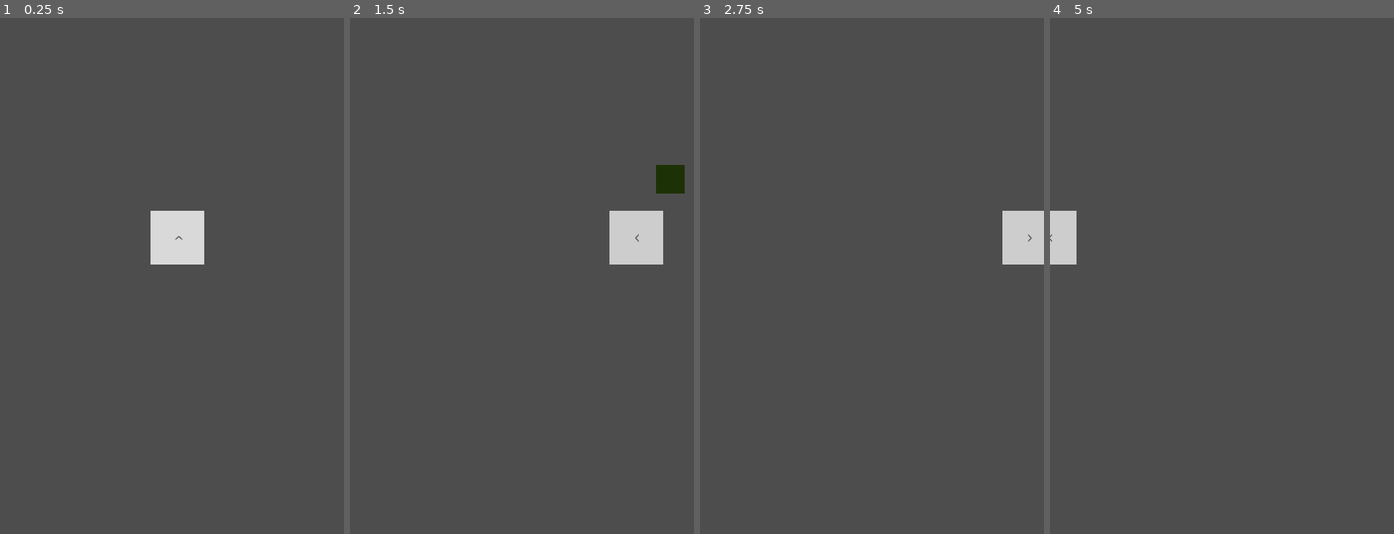
Above: before the commit, frames 1-4 (left to right).
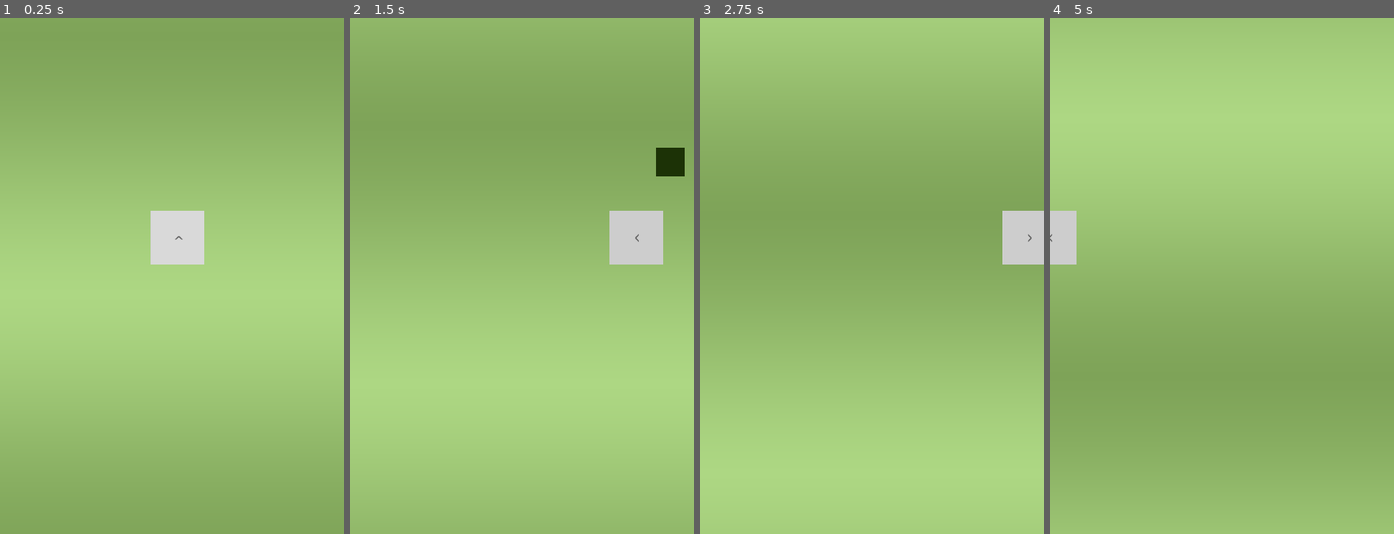
Above: after the commit, the same moments.

Repository: vieko/game-loose-goose
Game: Godot game, scene res://Scenes/Gameplay.tscn
The game is run twice, just before and just after one commit, with the same random seed, the same clock (stepped at 60 frames per second) and the same inputs.
Inputs:
- Up to frame 1 (0.25 s): no input
- Up to frame 2 (1.5 s): tap Enter at 0.5 s; hold Right (move_right) 0.53-1.28 s; tap Down (flip) at 0.6 s; hold Left (move_left) from 1.28 s (still down); tap Up (poop) at 1.35 s
- Up to frame 3 (2.75 s): release Left (move_left) at 2.03 s; hold Right (move_right) from 2.03 s (still down); tap Down (flip) at 2.1 s
- Up to frame 4 (5 s): tap Up (poop) at 2.85, 4.35 s; tap Space at 3.5 s; release Right (move_right) at 3.53 s; hold Left (move_left) from 3.53 s (still down); tap Down (flip) at 3.6 s

The runs differ from the first frame. In frame 1, 98% of the frame differs, in the area x 0-100%, y 0-100%; in frame 2, 98%; in frame 3, 99%; in frame 4, 99%.

Commit message:
adds basic scrolling layer

Diff:
--- /dev/null
+++ b/Backgrounds/Background.gd
@@ -0,0 +1,7 @@
+extends ParallaxBackground
+
+@export var camera_velocity: Vector2 = Vector2(0,100)
+
+func _process(delta: float) -> void:
+  var new_offset: Vector2 = get_scroll_offset() + camera_velocity * delta
+  set_scroll_offset(new_offset)
--- /dev/null
+++ b/Backgrounds/Background.tscn
@@ -0,0 +1,12 @@
+[gd_scene load_steps=2 format=3 uid="uid://4si042pqjbl3"]
+
+[ext_resource type="Texture2D" uid="uid://rtjoskxtsbrg" path="res://Textures/gradientBackgroundGeneric.png" id="1_iagjy"]
+
+[node name="Background" type="ParallaxBackground"]
+
+[node name="GradientLayer" type="ParallaxLayer" parent="."]
+motion_mirroring = Vector2(0, 720)
+
+[node name="Sprite2D" type="Sprite2D" parent="GradientLayer"]
+position = Vector2(240, 360)
+texture = ExtResource("1_iagjy")
--- a/Player/Player.gd
+++ b/Player/Player.gd
@@ -1,4 +1,10 @@
 extends Area2D
+
+# TODO SHOW animation based on movement direction
+# TODO SET starting position on Y for Broose
+# TODO Scrolling Background
+# TODO Insects
+# TODO Random Background Sections
 
 # PRELOAD Scenes
 var plPoop := preload("res://Poop/Poop.tscn")
@@ -62,9 +68,6 @@
   velocity = directionVector.normalized() * speed
   position += velocity * delta
 
-  # TODO SHOW animation based on movement direction
-  # TODO SET starting position on Y for Broose
-
   # KEEP Broose within the screen
   var viewRect := get_viewport_rect()
   position.x = clamp(position.x, 0, viewRect.size.x)
--- a/Player/Player.tscn
+++ b/Player/Player.tscn
@@ -49,6 +49,7 @@
 script = ExtResource("1_hyoxu")
 speed = 400.0
 poopDelay = 0.5
+metadata/_edit_group_ = true
 
 [node name="CollisionShape2D" type="CollisionShape2D" parent="."]
 position = Vector2(0.5, 0.5)
@@ -62,7 +63,7 @@
 [node name="PoopingPositions" type="Node2D" parent="."]
 
 [node name="Butthole" type="Node2D" parent="PoopingPositions"]
-position = Vector2(0, -24)
+position = Vector2(0, -48)
 
 [node name="PoopDelayTimer" type="Timer" parent="."]
 one_shot = true
--- a/Poop/Poop.tscn
+++ b/Poop/Poop.tscn
@@ -8,6 +8,7 @@
 
 [node name="Poop" type="Area2D"]
 script = ExtResource("1_f3jyq")
+metadata/_edit_group_ = true
 
 [node name="Sprite2D" type="Sprite2D" parent="."]
 texture = ExtResource("1_l38ei")
--- a/Scenes/Gameplay.tscn
+++ b/Scenes/Gameplay.tscn
@@ -1,8 +1,20 @@
-[gd_scene load_steps=2 format=3 uid="uid://b6hq1ixydccre"]
+[gd_scene load_steps=5 format=3 uid="uid://b6hq1ixydccre"]
 
+[ext_resource type="Texture2D" uid="uid://c0alaqq605t7p" path="res://Textures/backgroundColor.png" id="1_i2i4c"]
 [ext_resource type="PackedScene" uid="uid://rd3nmn3ct4ag" path="res://Player/Player.tscn" id="1_smka4"]
+[ext_resource type="PackedScene" uid="uid://4si042pqjbl3" path="res://Backgrounds/Background.tscn" id="2_wyw28"]
+[ext_resource type="Script" path="res://Backgrounds/Background.gd" id="3_c2nqs"]
 
 [node name="Gameplay" type="Node"]
 
+[node name="Background" type="Sprite2D" parent="."]
+visible = false
+scale = Vector2(3.2, 4.8)
+texture = ExtResource("1_i2i4c")
+centered = false
+
+[node name="GradientBackground" parent="." instance=ExtResource("2_wyw28")]
+script = ExtResource("3_c2nqs")
+
 [node name="Player" parent="." instance=ExtResource("1_smka4")]
 position = Vector2(248, 307)
Binary file added: Textures/gradientBackgroundGeneric.png
Not shown, added: Textures/gradientBackgroundGeneric.png.import
Not shown, added: TODOS.md
